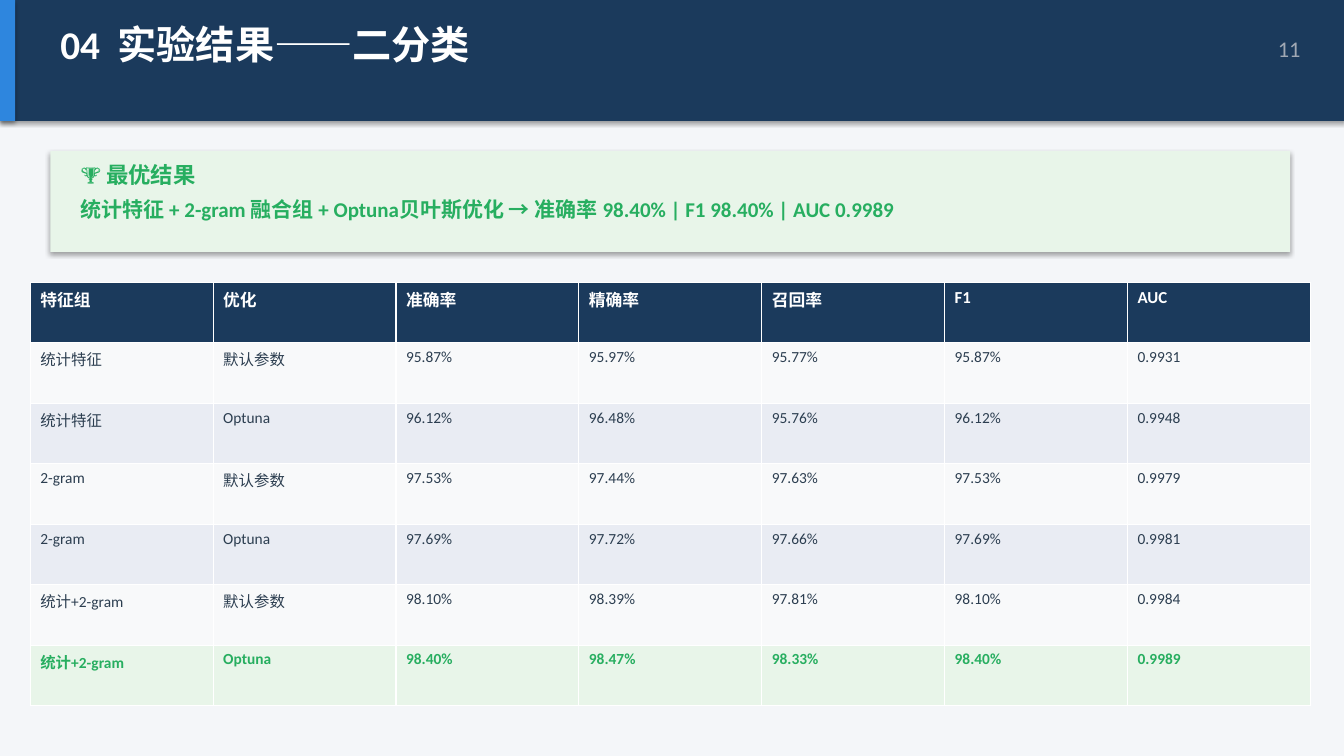
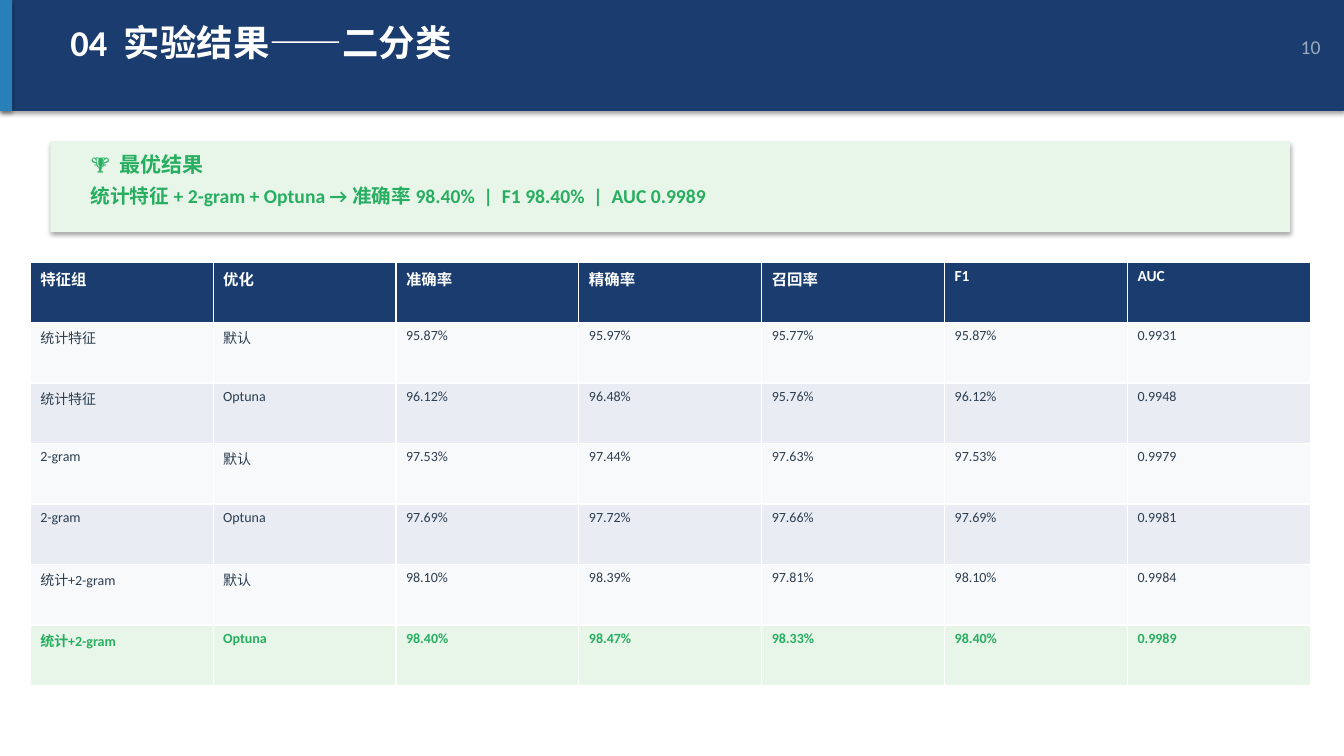
Before and after one commit to sweeete/Cloud-Security-Study, a slide deck: slide 10 of Graduation-Project/毕业答辩PPT.pptx. Drawn at 1344x756 pixels with LibreOffice and Linux fonts; fonts in the diff are those of the drawing. Boxes give left, top, right and bottom in pixels: in the first picture for what was removed or moved away, otherwise in the second. Text is boxed around its words. In the diff, an @@ line names an element or a change of style, - is before the commit and + after.

Commit message:
fix: 优化PPT排版，精确定位+统一格式
- 使用 inches 精确定位所有元素
- 深色封面 + 浅色正文配色方案
- 统一顶部标题栏 + 页码
- 卡片式 section_box 布局
- 表格交替行 + 高亮行
- section_box 函数统一管理卡片样式

```diff
--- a/Graduation-Project/毕业答辩PPT.pptx
+++ b/Graduation-Project/毕业答辩PPT.pptx
@@ background #F4F6F9 to #FFFFFF @@
@@ rectangle: place and size @@
-rectangle at (0, 0, 1344, 121)
+rectangle at (0, 0, 1344, 111)
@@ rectangle at (0, 0, 1344, 111): fill #1B3A5C to #1A3C6E @@
@@ rectangle: place and size @@
-rectangle at (0, 0, 15, 121)
+rectangle at (0, 0, 12, 111)
@@ rectangle at (0, 0, 12, 111): fill #2E86DE to #2980B9 @@
@@ text "04 实验结果——二分类": place and size @@
-text "04 实验结果——二分类" at (60, 25, 470, 63)
+text "04 实验结果——二分类" at (70, 25, 452, 60)
@@ text "04 实验结果——二分类" at (70, 25, 452, 60): size 28 to 26 pt @@
@@ text at (1301, 41, 1321, 54): text changed; size 16 to 14 pt; text colour #A0A8B4 to #99AABB @@
-11
+10
@@ rectangle: place and size @@
-rectangle at (50, 151, 1291, 252)
+rectangle at (50, 141, 1291, 232)
@@ text "🏆 最优结果": place and size @@
-text "🏆 最优结果" at (106, 164, 195, 185)
+text "🏆 最优结果" at (120, 154, 204, 174)
@@ text "🏆 最优结果" at (120, 154, 204, 174): size 16 to 15 pt @@
@@ text at (91, 186, 706, 207): text changed; size 15 to 14 pt @@
-统计特征 + 2-gram 融合组 + Optuna贝叶斯优化 → 准确率 98.40% | F1 98.40% | AUC 0.9989
+统计特征 + 2-gram + Optuna → 准确率 98.40% | F1 98.40% | AUC 0.9989
@@ table at (30, 262, 1308, 686) @@
-row 2, column 2: 默认参数
+row 2, column 2: 默认
-row 4, column 2: 默认参数
+row 4, column 2: 默认
-row 6, column 2: 默认参数
+row 6, column 2: 默认
@@ fill #1B3A5C to #1A3C6E in row 1 @@
@@ size 12 to 11 pt in "特征组", "优化", "准确率", "精确率" and 3 more places @@
@@ size 11 to 10 pt @@
@@ table: place and size @@
-table at (30, 282, 1308, 706)
+table at (30, 262, 1308, 686)
```
Also in this commit, not shown: 14 other slides changed, 1 slide added, 1 slide removed, 1 other file.
